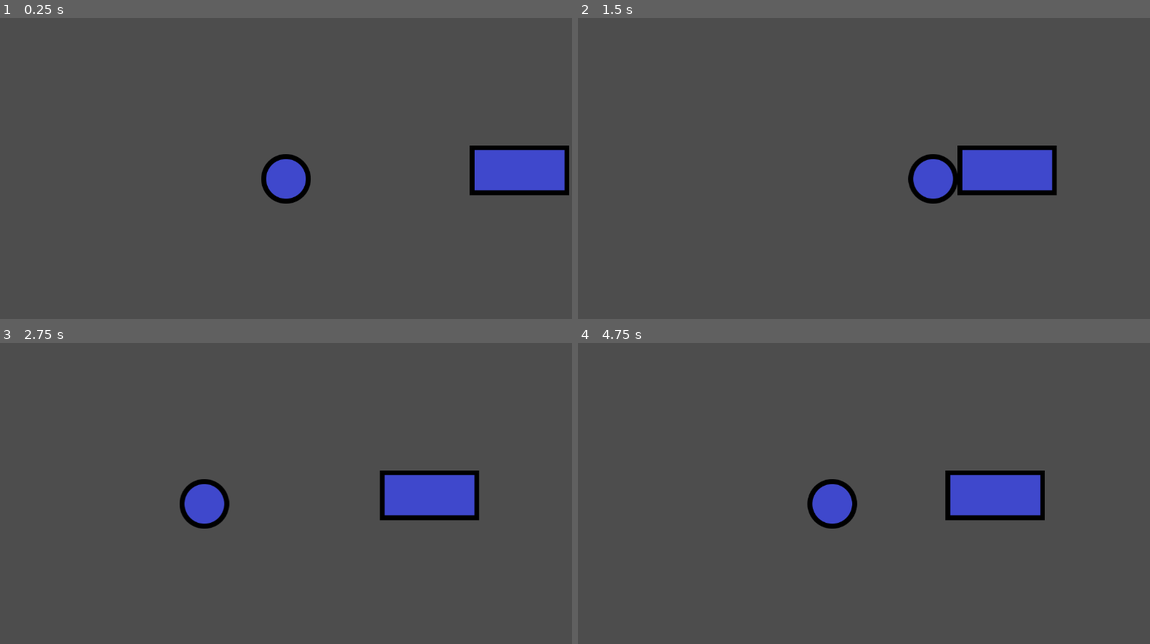
Above: before the commit, frames 1-4 (two rows, left to right).
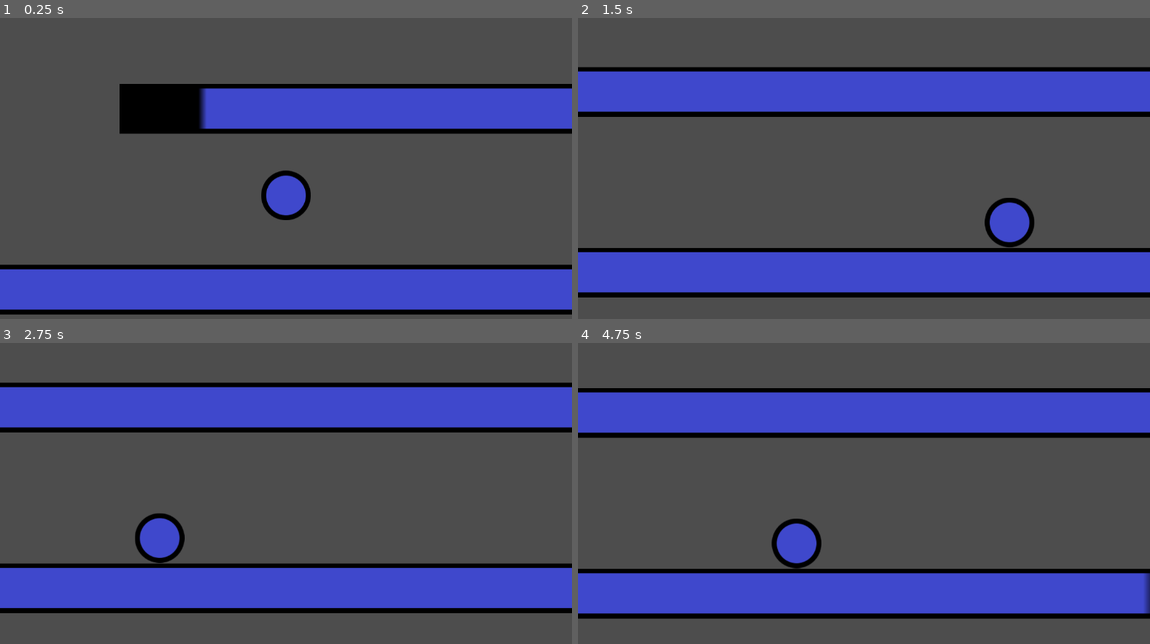
Above: after the commit, the same moments.

Repository: MetalBoy0/Bulgeon
Game: Godot game, scene res://Main.tscn
Two runs of this game, one before a commit and one after it. Both use one fixed random seed, a clock stepped at 60 frames per second and the inputs below.
Inputs:
- Up to frame 1 (0.25 s): no input
- Up to frame 2 (1.5 s): hold D (move_right) from 0.53 s (still down); tap W (jump, bound only after the commit) at 0.6, 0.77, 1.07, 1.35 s
- Up to frame 3 (2.75 s): tap W (jump, bound only after the commit) at 1.52, 1.82, 2.1 s; release D (move_right) at 2.03 s; hold A (move_left) from 2.03 s (still down)
- Up to frame 4 (4.75 s): release A (move_left) at 2.78 s; hold D (move_right) 2.78-4.28 s; tap W (jump, bound only after the commit) at 2.85, 3.02, 3.32, 3.6, 3.77, 4.07, 4.35, 4.52 s; hold A (move_left) from 4.28 s (still down)

The runs differ from the first frame. In frame 1, 34% of the frame differs, in the area x 0-100%, y 21-99%; in frame 2, 38%; in frame 3, 38%; in frame 4, 38%, in the area x 0-100%, y 15-92%.

Commit message:
Added jumping and tweaked move settings

Diff:
--- a/Main.tscn
+++ b/Main.tscn
@@ -15,8 +15,9 @@
 [node name="Node2D" type="Node2D"]
 
 [node name="CharacterBody2D" type="CharacterBody2D" parent="."]
-motion_mode = 1
 script = ExtResource("1_ul7q4")
+maxSpeed = 1000.0
+jumpForce = 700.0
 
 [node name="Sprite2D" type="Sprite2D" parent="CharacterBody2D"]
 texture = ExtResource("2_nam2j")
@@ -33,7 +34,8 @@
 one_way_collision_margin = 36.5
 
 [node name="Wall" type="Node2D" parent="."]
-position = Vector2(470, -17)
+position = Vector2(1, 223)
+scale = Vector2(27.96, 1)
 
 [node name="Sprite2D" type="Sprite2D" parent="Wall"]
 texture = ExtResource("3_bsgji")
@@ -45,3 +47,33 @@
 shape = SubResource("RectangleShape2D_opgwy")
 one_way_collision_margin = 55.0
 debug_color = Color(0, 0.60052, 0.696994, 0.42)
+
+[node name="Wall2" type="Node2D" parent="."]
+position = Vector2(-1718, -150)
+scale = Vector2(4.08, 1)
+
+[node name="Sprite2D" type="Sprite2D" parent="Wall2"]
+texture = ExtResource("3_bsgji")
+
+[node name="StaticBody2D" type="StaticBody2D" parent="Wall2"]
+physics_material_override = SubResource("PhysicsMaterial_l1cun")
+
+[node name="CollisionShape2D" type="CollisionShape2D" parent="Wall2/StaticBody2D"]
+shape = SubResource("RectangleShape2D_opgwy")
+one_way_collision_margin = 55.0
+debug_color = Color(0, 0.60052, 0.696994, 0.42)
+
+[node name="Wall3" type="Node2D" parent="."]
+position = Vector2(1330, -141)
+scale = Vector2(16.6464, 1)
+
+[node name="Sprite2D" type="Sprite2D" parent="Wall3"]
+texture = ExtResource("3_bsgji")
+
+[node name="StaticBody2D" type="StaticBody2D" parent="Wall3"]
+physics_material_override = SubResource("PhysicsMaterial_l1cun")
+
+[node name="CollisionShape2D" type="CollisionShape2D" parent="Wall3/StaticBody2D"]
+shape = SubResource("RectangleShape2D_opgwy")
+one_way_collision_margin = 55.0
+debug_color = Color(0, 0.60052, 0.696994, 0.42)
--- a/Player Stuff/PlayerContoller.gd
+++ b/Player Stuff/PlayerContoller.gd
@@ -2,10 +2,13 @@
 
 @export var maxSpeed: float = 500
 @export var acceleration: float = 50;
+@export var gravity: float = 1000
+@export var jumpForce: float = 500
 
 # Called when the node enters the scene tree for the first time.
 
 func _physics_process(delta):
+	# Process inputs
 	if Input.is_action_pressed("move_left"):
 		velocity.x = max(velocity.x - acceleration, -maxSpeed)
 	elif Input.is_action_just_released("move_left"):
@@ -14,6 +17,12 @@
 		velocity.x = min(velocity.x + acceleration, maxSpeed)
 	elif Input.is_action_just_released("move_right"):
 		velocity.x = 0
+
+	if Input.is_action_just_pressed("jump") and is_on_floor():
+		velocity.y -= jumpForce
+	# Gravity
+	if !is_on_floor():
+		velocity.y += gravity * delta
 	move_and_slide()
 
 
@@ -25,5 +34,4 @@
 
 # Called every frame. 'delta' is the elapsed time since the previous frame.
 func _process(delta):
-	print(position)
 	pass
--- a/project.godot
+++ b/project.godot
@@ -27,3 +27,8 @@
 "events": [Object(InputEventKey,"resource_local_to_scene":false,"resource_name":"","device":-1,"window_id":0,"alt_pressed":false,"shift_pressed":false,"ctrl_pressed":false,"meta_pressed":false,"pressed":false,"keycode":0,"physical_keycode":65,"key_label":0,"unicode":97,"echo":false,"script":null)
 ]
 }
+jump={
+"deadzone": 0.5,
+"events": [Object(InputEventKey,"resource_local_to_scene":false,"resource_name":"","device":0,"window_id":0,"alt_pressed":false,"shift_pressed":false,"ctrl_pressed":false,"meta_pressed":false,"pressed":false,"keycode":0,"physical_keycode":87,"key_label":0,"unicode":0,"echo":false,"script":null)
+]
+}
